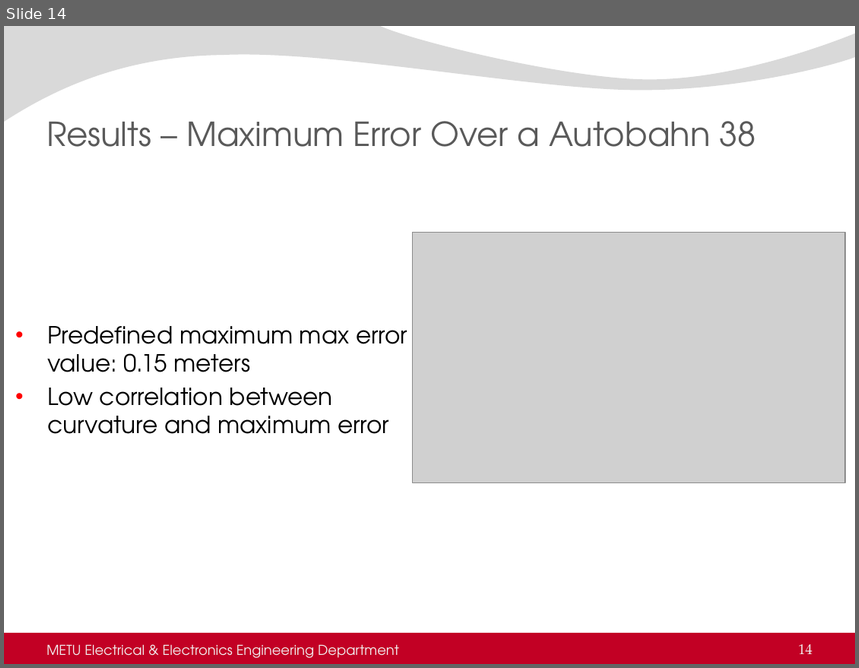
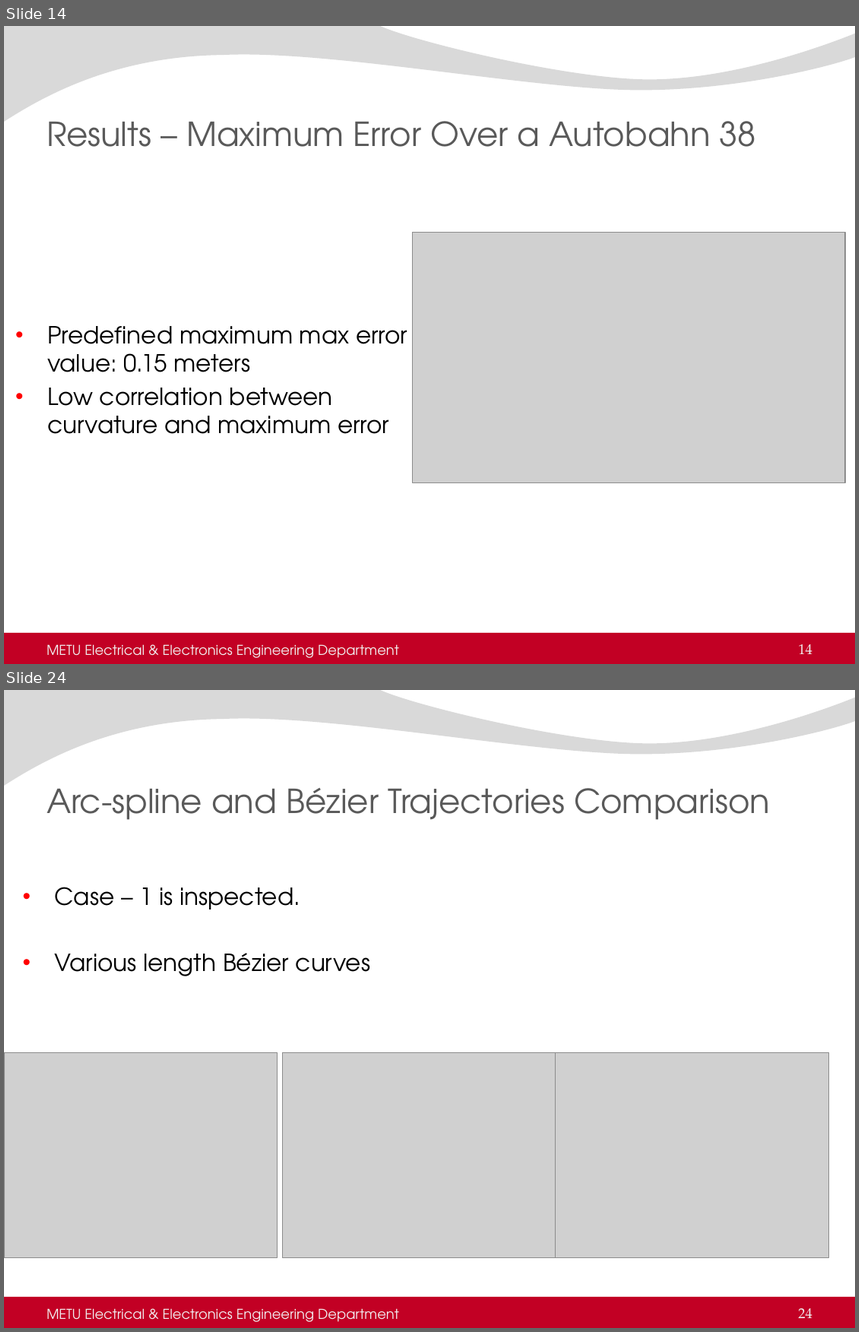
Before and after one commit to AtakanQ/thesis, a slide deck: thesisDefense.pptx. Shown one above the other, each under a label of ours: slide 14 before the commit, slides 14 and 24 after it; the slides between them are not shown. The pictures are 859x668 and 859x1332 pixels, drawn with LibreOffice and Linux fonts; fonts in the diff are those of the drawing; grey boxes stand for pictures; background and template pictures are left out. Boxes give left, top, right and bottom in pixels: in the first picture for what was removed or moved away, otherwise in the second. Text is boxed around its words. In the diff, an @@ line names an element or a change of style, - is before the commit and + after.

Commit message:
Presentation updated
Presentation updated, outline updated and pictures are updated.

```diff
--- a/thesisDefense.pptx
+++ b/thesisDefense.pptx
@@ slide 24 added at box(4, 690, 855, 1328), background picture (left out); not listed: 2 template elements that a slide beside it also shows @@
@@ title added at box(47, 788, 770, 820), 28 pt, text #595959 @@
+Arc-spline and Bézier Trajectories Comparison
@@ text added at box(55, 887, 370, 977), 20 pt, text #000000 @@
+• Case – 1 is inspected.
+• Various length Bézier curves
@@ picture added at box(4, 1053, 278, 1258) @@
@@ picture added at box(282, 1053, 556, 1258) @@
@@ picture added at box(556, 1053, 829, 1258) @@
@@ text added at box(47, 1309, 399, 1322), 11.5 pt, text #F2F2F2 @@
+METU Electrical & Electronics Engineering Department
@@ page number added at box(798, 1309, 813, 1319), 12 pt, text #F2F2F2 @@
+24
```
Also in this commit, not shown: 4 slides changed, 10 other slides added, 4 other files.
